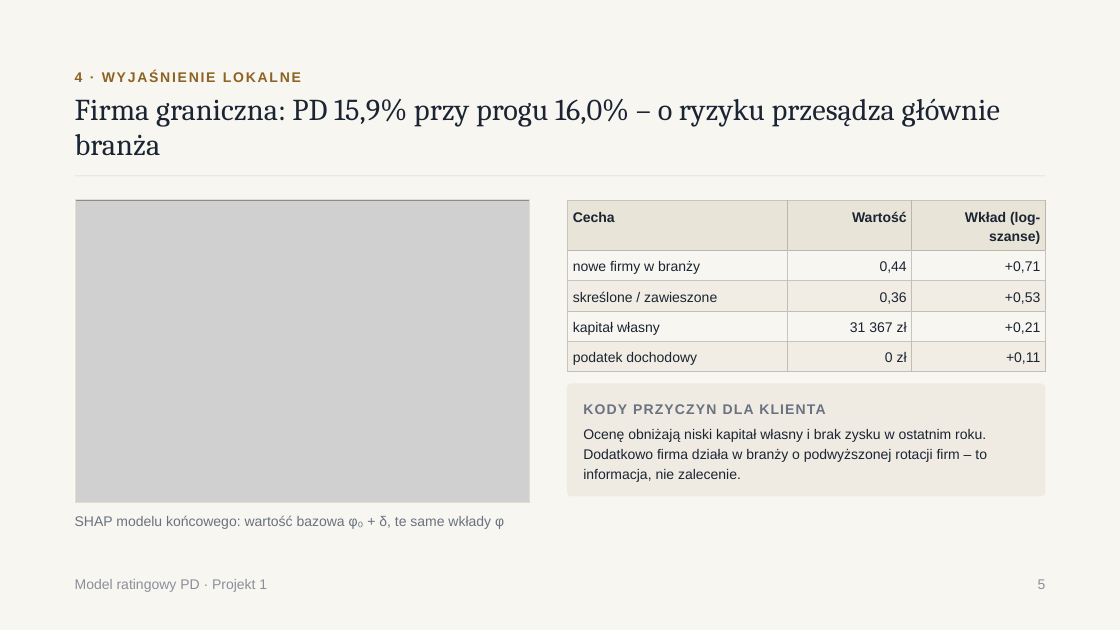
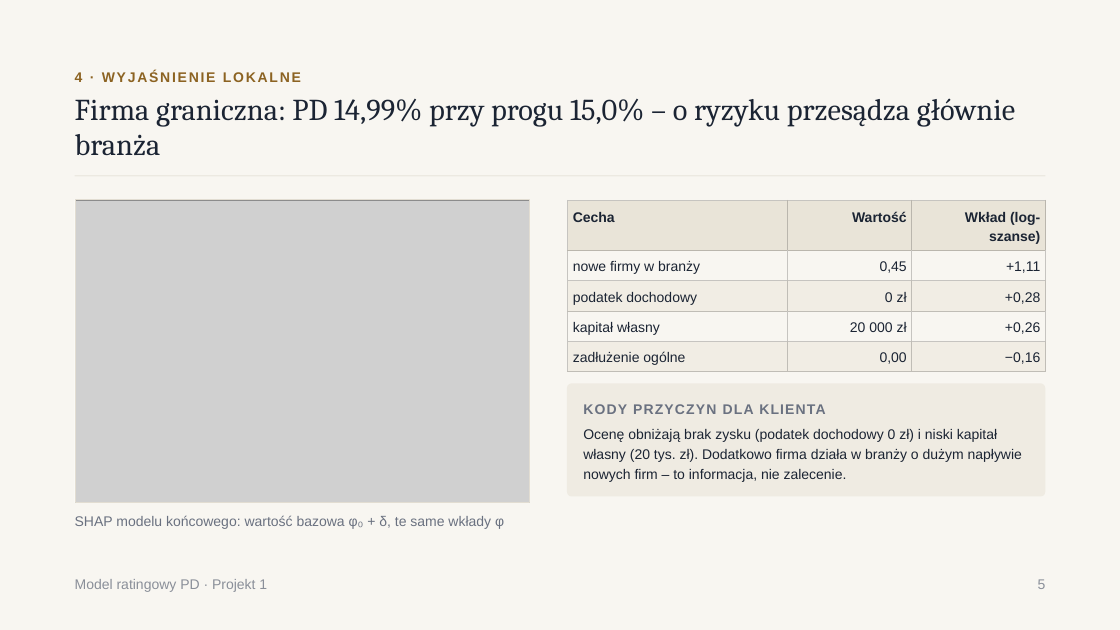
Before and after one commit to szymanskibartosz1/warsztaty_badawcze_projekt_1, a slide deck: slide 5 of wyjasnialnosc/prezentacja_projekt1.pptx. Drawn at 1120x630 pixels with LibreOffice and Linux fonts; fonts in the diff are those of the drawing; grey boxes stand for pictures. Boxes give left, top, right and bottom in pixels: in the first picture for what was removed or moved away, otherwise in the second. Text is boxed around its words. In the diff, an @@ line names an element or a change of style, - is before the commit and + after.

```diff
--- a/wyjasnialnosc/prezentacja_projekt1.pptx
+++ b/wyjasnialnosc/prezentacja_projekt1.pptx
@@ title at (75,98,1015,155): text changed @@
-Firma graniczna: PD 15,9% przy progu 16,0% – o ryzyku przesądza głównie branża
+Firma graniczna: PD 14,99% przy progu 15,0% – o ryzyku przesądza głównie branża
@@ table at (568,201,1045,372) @@
-row 2, column 2: 0,44
+row 2, column 2: 0,45
-row 2, column 3: +0,71
+row 2, column 3: +1,11
-row 3: skreślone / zawieszone | 0,36 | +0,53
+row 3: podatek dochodowy | 0 zł | +0,28
-row 4, column 2: 31 367 zł
+row 4, column 2: 20 000 zł
-row 4, column 3: +0,21
+row 4, column 3: +0,26
-row 5: podatek dochodowy | 0 zł | +0,11
+row 5: zadłużenie ogólne | 0,00 | −0,16
@@ text at (583,429,1022,482): text changed @@
-Ocenę obniżają niski kapitał własny i brak zysku w ostatnim roku. Dodatkowo firma działa w branży o podwyższonej rotacji firm – to informacja, nie zalecenie.
+Ocenę obniżają brak zysku (podatek dochodowy 0 zł) i niski kapitał własny (20 tys. zł). Dodatkowo firma działa w branży o dużym napływie nowych firm – to informacja, nie zalecenie.
```
Also in this commit, not shown: 7 other slides changed, 29 other files.
